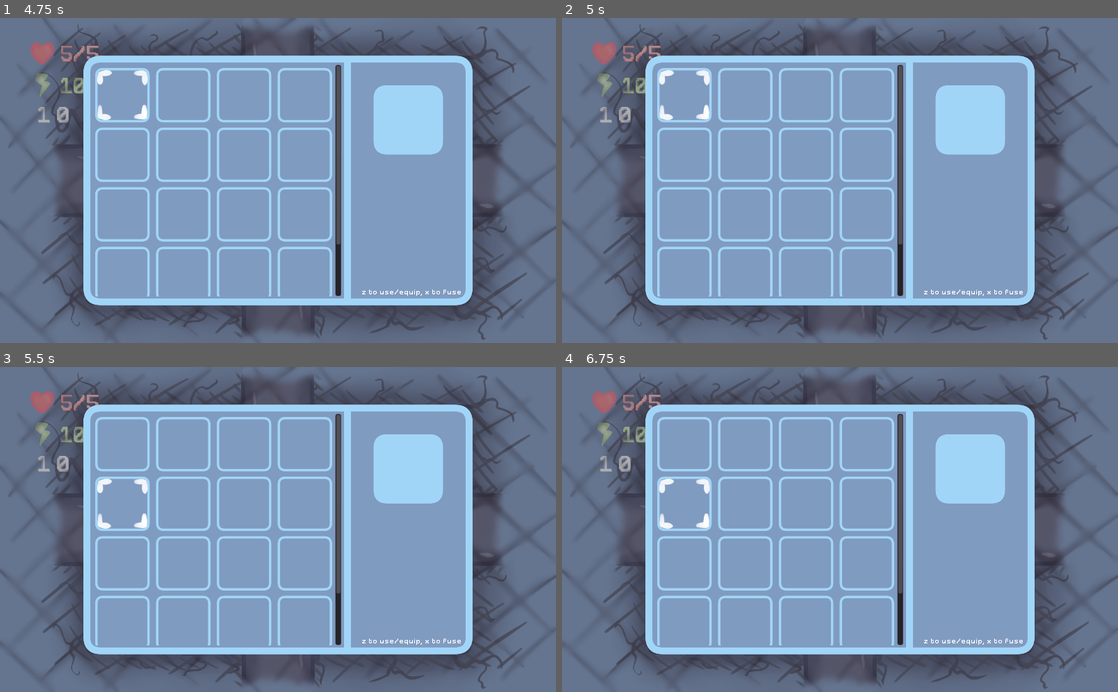
Above: before the commit, frames 1-4 (two rows, left to right).
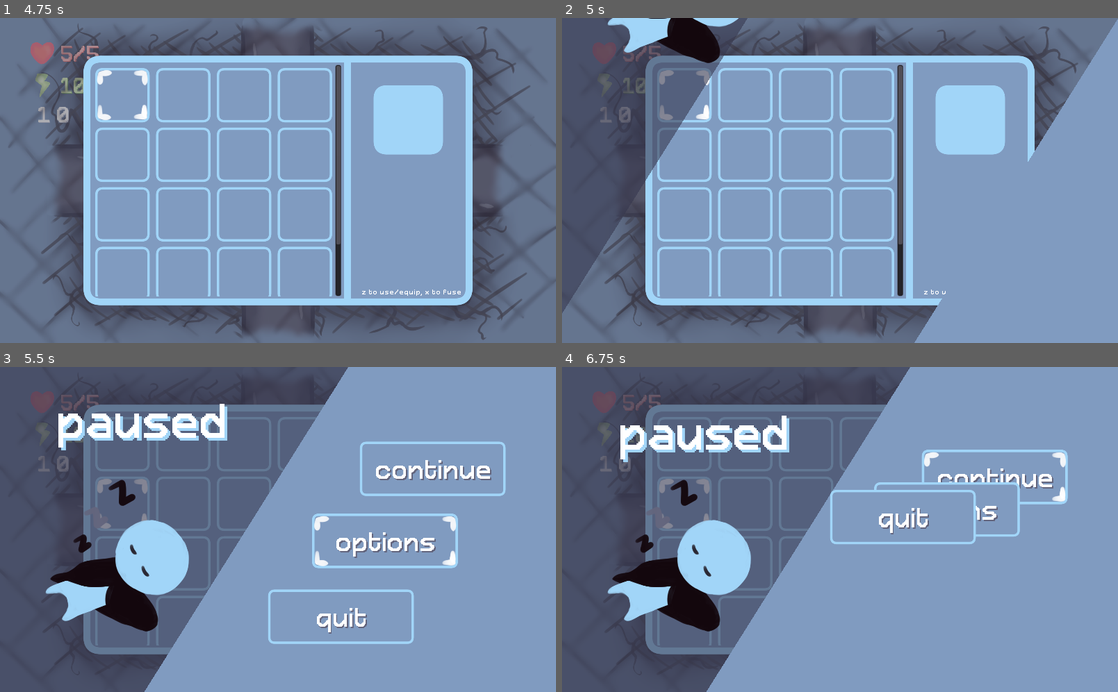
Above: after the commit, the same moments.

Repository: bucketfish/box-arena
Game: Godot game, scene res://base.tscn
The game is run twice, just before and just after one commit, with the same random seed, the same clock (stepped at 60 frames per second) and the same inputs.
Inputs (mouse positions are in pixels of both pictures, inside the frame that each line leads up to):
- Up to frame 1 (4.75 s): hold Right (right) 0.53-1.28 s; tap X (attack) at 0.6, 2.1, 3.6 s; hold Down (down) 1.28-2.03 s; tap Z (pickup) at 1.35, 2.85, 4.35 s; tap Enter at 2 s; hold Right (right) 2.03-2.78 s; hold Up (ui_up) 2.78-3.53 s; hold Left (left) from 3.53 s (still down); tap Shift (inventory) at 4.15 s
- Up to frame 2 (5 s): keep holding Left (left); tap Escape (pause, bound only after the commit) at 4.9 s
- Up to frame 3 (5.5 s): release Left (left) at 5.03 s; hold Down (down) from 5.03 s (still down); tap X (attack) at 5.1 s
- Up to frame 4 (6.75 s): release Down (down) at 5.75 s; click (945, 542) at 5.75 s, where only the run after the commit has a clickable "options"; click (995, 467) at 6.5 s, where only the run after the commit has a clickable "continue"

Frame 1 is identical in both runs. In frame 2, 28% of the frame differs, in the area x 0-100%, y 0-100%; in frame 3, 72%; in frame 4, 71%.

Commit message:
pause menu

Diff:
--- a/base.gd
+++ b/base.gd
@@ -14,6 +14,8 @@
 onready var shade = $gui/shade
 onready var bosspause_timer = $bosspause_timer
 const room = preload("res://room/room.tscn")
+
+onready var pause = $gui/pause
 
 var curroom
 var comefrom
@@ -103,6 +105,13 @@
 		else:
 			update_state('play')
 
+	if Input.is_action_just_pressed("pause"):
+		pause.toggle()
+#		if inventory.visible:
+#			update_state("inv")
+#		else:
+#			update_state('play')
+
 
 func update_state(newstate):
 	if newstate == "play":
--- a/base.tscn
+++ b/base.tscn
@@ -17,6 +17,9 @@
 [ext_resource path="res://assets/gui/damage.png" type="Texture" id=15]
 [ext_resource path="res://gui/bars.gd" type="Script" id=16]
 [ext_resource path="res://gui/boss.gd" type="Script" id=17]
+[ext_resource path="res://gui/menu_button.tscn" type="PackedScene" id=18]
+[ext_resource path="res://gui/pause.gd" type="Script" id=19]
+[ext_resource path="res://assets/decoration/sleep.png" type="Texture" id=20]
 
 [sub_resource type="DynamicFont" id=12]
 size = 28
@@ -132,6 +135,200 @@
 
 [sub_resource type="DynamicFont" id=9]
 size = 12
+font_data = ExtResource( 10 )
+
+[sub_resource type="Animation" id=19]
+length = 0.001
+tracks/0/type = "value"
+tracks/0/path = NodePath("less:position")
+tracks/0/interp = 1
+tracks/0/loop_wrap = true
+tracks/0/imported = false
+tracks/0/enabled = true
+tracks/0/keys = {
+"times": PoolRealArray( 0 ),
+"transitions": PoolRealArray( 1 ),
+"update": 0,
+"values": [ Vector2( -1429, -18 ) ]
+}
+tracks/1/type = "value"
+tracks/1/path = NodePath("color:position")
+tracks/1/interp = 1
+tracks/1/loop_wrap = true
+tracks/1/imported = false
+tracks/1/enabled = true
+tracks/1/keys = {
+"times": PoolRealArray( 0 ),
+"transitions": PoolRealArray( 1 ),
+"update": 0,
+"values": [ Vector2( 1263, -18 ) ]
+}
+tracks/2/type = "value"
+tracks/2/path = NodePath("paused:anchor_top")
+tracks/2/interp = 1
+tracks/2/loop_wrap = true
+tracks/2/imported = false
+tracks/2/enabled = true
+tracks/2/keys = {
+"times": PoolRealArray( 0 ),
+"transitions": PoolRealArray( 1 ),
+"update": 0,
+"values": [ -0.5 ]
+}
+tracks/3/type = "value"
+tracks/3/path = NodePath("main/continue:rect_position")
+tracks/3/interp = 1
+tracks/3/loop_wrap = true
+tracks/3/imported = false
+tracks/3/enabled = true
+tracks/3/keys = {
+"times": PoolRealArray( 0 ),
+"transitions": PoolRealArray( 1 ),
+"update": 0,
+"values": [ Vector2( 665, -200 ) ]
+}
+tracks/4/type = "value"
+tracks/4/path = NodePath("main/options:rect_position")
+tracks/4/interp = 1
+tracks/4/loop_wrap = true
+tracks/4/imported = false
+tracks/4/enabled = true
+tracks/4/keys = {
+"times": PoolRealArray( 0 ),
+"transitions": PoolRealArray( 1 ),
+"update": 0,
+"values": [ Vector2( 561, -200 ) ]
+}
+tracks/5/type = "value"
+tracks/5/path = NodePath("main/quit:rect_position")
+tracks/5/interp = 1
+tracks/5/loop_wrap = true
+tracks/5/imported = false
+tracks/5/enabled = true
+tracks/5/keys = {
+"times": PoolRealArray( 0 ),
+"transitions": PoolRealArray( 1 ),
+"update": 0,
+"values": [ Vector2( 432, -200 ) ]
+}
+tracks/6/type = "value"
+tracks/6/path = NodePath("Sleep:position")
+tracks/6/interp = 1
+tracks/6/loop_wrap = true
+tracks/6/imported = false
+tracks/6/enabled = true
+tracks/6/keys = {
+"times": PoolRealArray( 0 ),
+"transitions": PoolRealArray( 1 ),
+"update": 0,
+"values": [ Vector2( 221, -252 ) ]
+}
+
+[sub_resource type="Animation" id=20]
+resource_name = "pause"
+length = 0.5
+step = 0.05
+tracks/0/type = "value"
+tracks/0/path = NodePath("color:position")
+tracks/0/interp = 1
+tracks/0/loop_wrap = true
+tracks/0/imported = false
+tracks/0/enabled = true
+tracks/0/keys = {
+"times": PoolRealArray( 0, 0.15 ),
+"transitions": PoolRealArray( 1, 1 ),
+"update": 0,
+"values": [ Vector2( 1263, -18 ), Vector2( 401, -18 ) ]
+}
+tracks/1/type = "value"
+tracks/1/path = NodePath("less:position")
+tracks/1/interp = 1
+tracks/1/loop_wrap = true
+tracks/1/imported = false
+tracks/1/enabled = true
+tracks/1/keys = {
+"times": PoolRealArray( 0, 0.15 ),
+"transitions": PoolRealArray( 1, 1 ),
+"update": 0,
+"values": [ Vector2( -1429, -18 ), Vector2( -755, -18 ) ]
+}
+tracks/2/type = "value"
+tracks/2/path = NodePath("paused:anchor_top")
+tracks/2/interp = 1
+tracks/2/loop_wrap = true
+tracks/2/imported = false
+tracks/2/enabled = true
+tracks/2/keys = {
+"times": PoolRealArray( 0, 0.1, 0.261466, 0.481617 ),
+"transitions": PoolRealArray( 1, 1, 1, 1 ),
+"update": 0,
+"values": [ -0.5, -0.5, 0.05, 0.0 ]
+}
+tracks/3/type = "value"
+tracks/3/path = NodePath("main/continue:rect_position")
+tracks/3/interp = 1
+tracks/3/loop_wrap = true
+tracks/3/imported = false
+tracks/3/enabled = true
+tracks/3/keys = {
+"times": PoolRealArray( 0, 0.100063, 0.302805, 0.385051 ),
+"transitions": PoolRealArray( 1, 1, 1, 1 ),
+"update": 0,
+"values": [ Vector2( 657, -200 ), Vector2( 657, -200 ), Vector2( 657, 150 ), Vector2( 657, 132 ) ]
+}
+tracks/4/type = "value"
+tracks/4/path = NodePath("main/options:rect_position")
+tracks/4/interp = 1
+tracks/4/loop_wrap = true
+tracks/4/imported = false
+tracks/4/enabled = true
+tracks/4/keys = {
+"times": PoolRealArray( 0, 0.134689, 0.358474, 0.432452 ),
+"transitions": PoolRealArray( 1, 1, 1, 1 ),
+"update": 0,
+"values": [ Vector2( 569, -200 ), Vector2( 569, -200 ), Vector2( 569, 300 ), Vector2( 569, 265 ) ]
+}
+tracks/5/type = "value"
+tracks/5/path = NodePath("main/quit:rect_position")
+tracks/5/interp = 1
+tracks/5/loop_wrap = true
+tracks/5/imported = false
+tracks/5/enabled = true
+tracks/5/keys = {
+"times": PoolRealArray( 0, 0.163188, 0.400348, 0.481617 ),
+"transitions": PoolRealArray( 1, 1, 1, 1 ),
+"update": 0,
+"values": [ Vector2( 488, -200 ), Vector2( 488, -200 ), Vector2( 488, 450 ), Vector2( 488, 405 ) ]
+}
+tracks/6/type = "method"
+tracks/6/path = NodePath("main/continue")
+tracks/6/interp = 1
+tracks/6/loop_wrap = true
+tracks/6/imported = false
+tracks/6/enabled = true
+tracks/6/keys = {
+"times": PoolRealArray( 0.00275177 ),
+"transitions": PoolRealArray( 1 ),
+"values": [ {
+"args": [  ],
+"method": "grab_focus"
+} ]
+}
+tracks/7/type = "value"
+tracks/7/path = NodePath("Sleep:position")
+tracks/7/interp = 1
+tracks/7/loop_wrap = true
+tracks/7/imported = false
+tracks/7/enabled = true
+tracks/7/keys = {
+"times": PoolRealArray( 0, 0.272884, 0.306917 ),
+"transitions": PoolRealArray( 1, 1, 1 ),
+"update": 0,
+"values": [ Vector2( 221, -252 ), Vector2( 221, 380 ), Vector2( 221, 346 ) ]
+}
+
+[sub_resource type="DynamicFont" id=21]
+size = 80
 font_data = ExtResource( 10 )
 
 [sub_resource type="Animation" id=1]
@@ -708,6 +905,85 @@
 custom_fonts/font = SubResource( 9 )
 text = "z to use/equip, x to fuse"
 
+[node name="pause" type="Control" parent="gui"]
+anchor_right = 1.0
+anchor_bottom = 1.0
+script = ExtResource( 19 )
+__meta__ = {
+"_edit_use_anchors_": false
+}
+
+[node name="less" type="Polygon2D" parent="gui/pause"]
+position = Vector2( -1429, -18 )
+scale = Vector2( 1.25879, 1.27934 )
+color = Color( 0.211765, 0.215686, 0.305882, 0.588235 )
+polygon = PoolVector2Array( 200, 0, 1118.53, 0, 800, 500, -118.368, 500 )
+
+[node name="color" type="Polygon2D" parent="gui/pause"]
+position = Vector2( 1263, -18 )
+scale = Vector2( 1.25879, 1.27934 )
+color = Color( 0.505882, 0.611765, 0.756863, 1 )
+polygon = PoolVector2Array( 200, 0, 1064, 0, 800, 500, -118.368, 500 )
+
+[node name="anim" type="AnimationPlayer" parent="gui/pause"]
+anims/RESET = SubResource( 19 )
+anims/pause = SubResource( 20 )
+
+[node name="paused" type="Label" parent="gui/pause"]
+anchor_top = -0.5
+anchor_bottom = 0.74905
+margin_left = 101.0
+margin_top = 42.0
+margin_right = 498.0
+margin_bottom = 177.0
+custom_colors/font_color_shadow = Color( 0.635294, 0.839216, 0.976471, 1 )
+custom_constants/shadow_offset_x = 5
+custom_constants/shadow_offset_y = 5
+custom_fonts/font = SubResource( 21 )
+text = "paused"
+__meta__ = {
+"_edit_use_anchors_": false
+}
+
+[node name="main" type="Control" parent="gui/pause"]
+anchor_right = 1.0
+anchor_bottom = 1.0
+__meta__ = {
+"_edit_use_anchors_": false
+}
+
+[node name="continue" parent="gui/pause/main" instance=ExtResource( 18 )]
+margin_left = 665.0
+margin_top = -200.0
+margin_right = 1225.0
+margin_bottom = 24.0
+focus_neighbour_top = NodePath("../quit")
+focus_neighbour_bottom = NodePath("../options")
+button_text = "continue"
+
+[node name="options" parent="gui/pause/main" instance=ExtResource( 18 )]
+margin_left = 561.0
+margin_top = -200.0
+margin_right = 1121.0
+margin_bottom = 24.0002
+focus_neighbour_top = NodePath("../continue")
+focus_neighbour_bottom = NodePath("../quit")
+button_text = "options"
+
+[node name="quit" parent="gui/pause/main" instance=ExtResource( 18 )]
+margin_left = 432.0
+margin_top = -200.0
+margin_right = 992.0
+margin_bottom = 24.0001
+focus_neighbour_top = NodePath("../options")
+focus_neighbour_bottom = NodePath("../continue")
+button_text = "quit"
+
+[node name="Sleep" type="Sprite" parent="gui/pause"]
+position = Vector2( 221, -252 )
+scale = Vector2( 0.6, 0.6 )
+texture = ExtResource( 20 )
+
 [node name="fade" type="CanvasLayer" parent="."]
 
 [node name="ColorRect" type="ColorRect" parent="fade"]
@@ -738,6 +1014,7 @@
 [node name="bosspause_timer" type="Timer" parent="."]
 one_shot = true
 
+[connection signal="pressed" from="gui/pause/main/continue" to="gui/pause" method="_on_continue_pressed"]
 [connection signal="timeout" from="bosspause_timer" to="." method="_on_bosspause_timer_timeout"]
 
 [editable path="gui/inventory/info/holder/values/damage"]
--- /dev/null
+++ b/gui/menu_button.gd
@@ -0,0 +1,14 @@
+extends TextureButton
+
+export var button_text: String
+
+onready var label = $Label
+
+# Called when the node enters the scene tree for the first time.
+func _ready():
+	label.text = button_text
+
+
+# Called every frame. 'delta' is the elapsed time since the previous frame.
+#func _process(delta):
+#	pass
--- /dev/null
+++ b/gui/menu_button.tscn
@@ -0,0 +1,38 @@
+[gd_scene load_steps=6 format=2]
+
+[ext_resource path="res://gui/button_focus.png" type="Texture" id=1]
+[ext_resource path="res://gui/button_back.png" type="Texture" id=2]
+[ext_resource path="res://Retron2000.ttf" type="DynamicFontData" id=3]
+[ext_resource path="res://gui/menu_button.gd" type="Script" id=4]
+
+[sub_resource type="DynamicFont" id=1]
+size = 90
+font_data = ExtResource( 3 )
+
+[node name="play" type="TextureButton"]
+rect_scale = Vector2( 0.5, 0.5 )
+texture_normal = ExtResource( 2 )
+texture_pressed = ExtResource( 1 )
+texture_hover = ExtResource( 1 )
+texture_focused = ExtResource( 1 )
+script = ExtResource( 4 )
+__meta__ = {
+"_edit_use_anchors_": false
+}
+
+[node name="Label" type="Label" parent="."]
+margin_top = 16.0
+margin_right = 560.0
+margin_bottom = 204.0
+grow_horizontal = 2
+custom_colors/font_color = Color( 1, 1, 1, 1 )
+custom_colors/font_color_shadow = Color( 0.392157, 0.4, 0.494118, 1 )
+custom_constants/shadow_offset_x = 5
+custom_constants/shadow_offset_y = 5
+custom_fonts/font = SubResource( 1 )
+text = "button"
+align = 1
+valign = 1
+__meta__ = {
+"_edit_use_anchors_": false
+}
--- /dev/null
+++ b/gui/pause.gd
@@ -0,0 +1,29 @@
+extends Control
+
+
+# Declare member variables here. Examples:
+# var a = 2
+# var b = "text"
+onready var anim = $anim
+onready var contbutton = $play
+
+var on = false
+
+# Called when the node enters the scene tree for the first time.
+func _ready():
+	anim.play("RESET")
+
+
+
+func toggle():
+	on = !on
+	if on:
+		anim.play("pause")
+	else:
+		anim.play_backwards("pause")
+
+
+func _on_continue_pressed():
+	if on:
+		anim.play_backwards("pause")
+		on = false
--- a/project.godot
+++ b/project.godot
@@ -27,6 +27,22 @@
 
 [input]
 
+ui_accept={
+"deadzone": 0.5,
+"events": [ Object(InputEventKey,"resource_local_to_scene":false,"resource_name":"","device":0,"alt":false,"shift":false,"control":false,"meta":false,"command":false,"pressed":false,"scancode":16777221,"physical_scancode":0,"unicode":0,"echo":false,"script":null)
+, Object(InputEventKey,"resource_local_to_scene":false,"resource_name":"","device":0,"alt":false,"shift":false,"control":false,"meta":false,"command":false,"pressed":false,"scancode":16777222,"physical_scancode":0,"unicode":0,"echo":false,"script":null)
+, Object(InputEventKey,"resource_local_to_scene":false,"resource_name":"","device":0,"alt":false,"shift":false,"control":false,"meta":false,"command":false,"pressed":false,"scancode":32,"physical_scancode":0,"unicode":0,"echo":false,"script":null)
+, Object(InputEventJoypadButton,"resource_local_to_scene":false,"resource_name":"","device":0,"button_index":0,"pressure":0.0,"pressed":false,"script":null)
+, Object(InputEventKey,"resource_local_to_scene":false,"resource_name":"","device":0,"alt":false,"shift":false,"control":false,"meta":false,"command":false,"pressed":false,"scancode":0,"physical_scancode":90,"unicode":0,"echo":false,"script":null)
+, Object(InputEventKey,"resource_local_to_scene":false,"resource_name":"","device":0,"alt":false,"shift":false,"control":false,"meta":false,"command":false,"pressed":false,"scancode":90,"physical_scancode":0,"unicode":0,"echo":false,"script":null)
+ ]
+}
+ui_select={
+"deadzone": 0.5,
+"events": [ Object(InputEventKey,"resource_local_to_scene":false,"resource_name":"","device":0,"alt":false,"shift":false,"control":false,"meta":false,"command":false,"pressed":false,"scancode":32,"physical_scancode":0,"unicode":0,"echo":false,"script":null)
+, Object(InputEventJoypadButton,"resource_local_to_scene":false,"resource_name":"","device":0,"button_index":3,"pressure":0.0,"pressed":false,"script":null)
+ ]
+}
 up={
 "deadzone": 0.5,
 "events": [ Object(InputEventKey,"resource_local_to_scene":false,"resource_name":"","device":0,"alt":false,"shift":false,"control":false,"meta":false,"command":false,"pressed":false,"scancode":0,"physical_scancode":16777232,"unicode":0,"echo":false,"script":null)
@@ -72,6 +88,11 @@
 "events": [ Object(InputEventKey,"resource_local_to_scene":false,"resource_name":"","device":0,"alt":false,"shift":false,"control":false,"meta":false,"command":false,"pressed":false,"scancode":0,"physical_scancode":88,"unicode":0,"echo":false,"script":null)
  ]
 }
+pause={
+"deadzone": 0.5,
+"events": [ Object(InputEventKey,"resource_local_to_scene":false,"resource_name":"","device":0,"alt":false,"shift":false,"control":false,"meta":false,"command":false,"pressed":false,"scancode":16777217,"physical_scancode":0,"unicode":0,"echo":false,"script":null)
+ ]
+}
 
 [layer_names]
 
Binary file added: assets/decoration/sleep.png
Not shown: 1 places in base.tscn that only renumber resources
Binary file added: gui/button_back.png
Binary file added: gui/button_focus.png
Binary file added: gui/button_highlight.png
Not shown, added: assets/decoration/sleep.clip
Not shown, added: gui/button.clip
